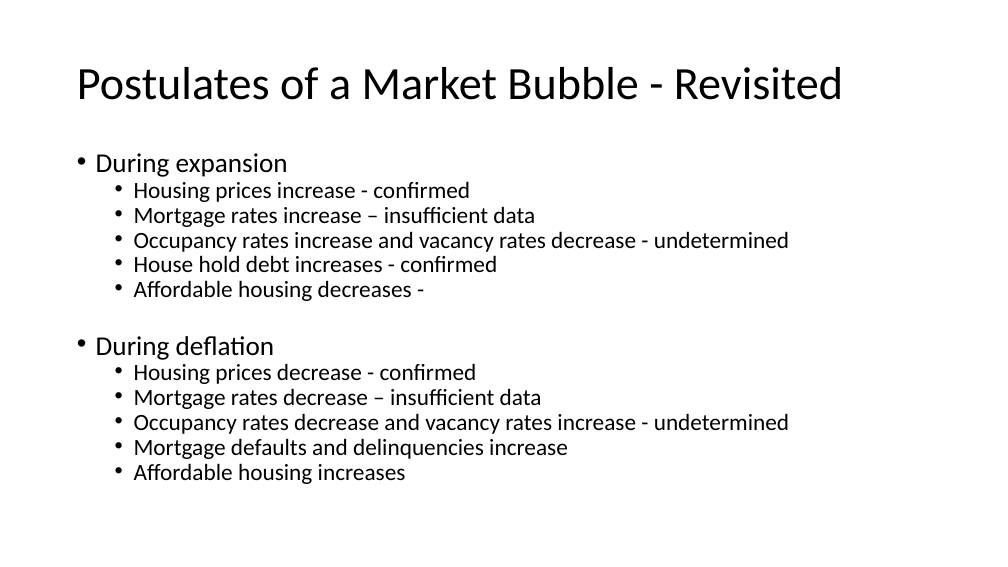
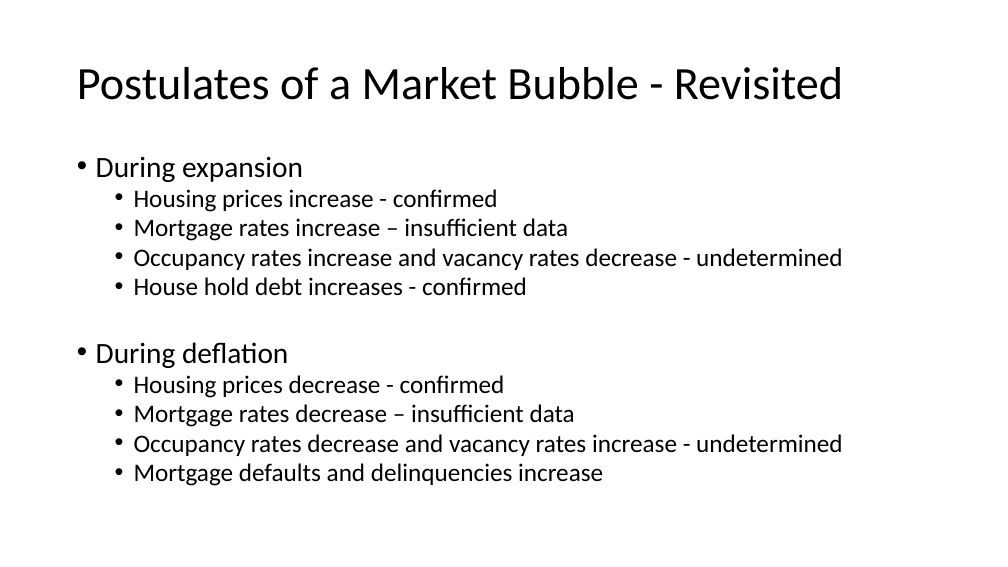
Before and after one commit to bowielh/Project1_Group1, a slide deck: slide 22 of Housing_Bubble.pptx (slide 23 before the commit). Drawn at 1008x567 pixels with LibreOffice and Linux fonts; fonts in the diff are those of the drawing. Boxes give left, top, right and bottom in pixels: in the first picture for what was removed or moved away, otherwise in the second. Text is boxed around its words. In the diff, an @@ line names an element or a change of style, - is before the commit and + after.

```diff
--- a/Housing_Bubble.pptx
+++ b/Housing_Bubble.pptx
@@ text "During expansion" at [96, 156, 842, 486]: size 25.9 to 28 pt in "During expansion", "During deflation"; size 22.2 to 24 pt; line spacing 0.7 to 0.8 @@
@@ text at [134, 280, 412, 301]: paragraph removed @@
-  • Affordable housing decreases -
@@ text at [134, 463, 406, 484]: paragraph removed @@
-  • Affordable housing increases
```
Also in this commit, not shown: 4 other slides changed, 4 slides added, 3 slides removed, 5 other files.
